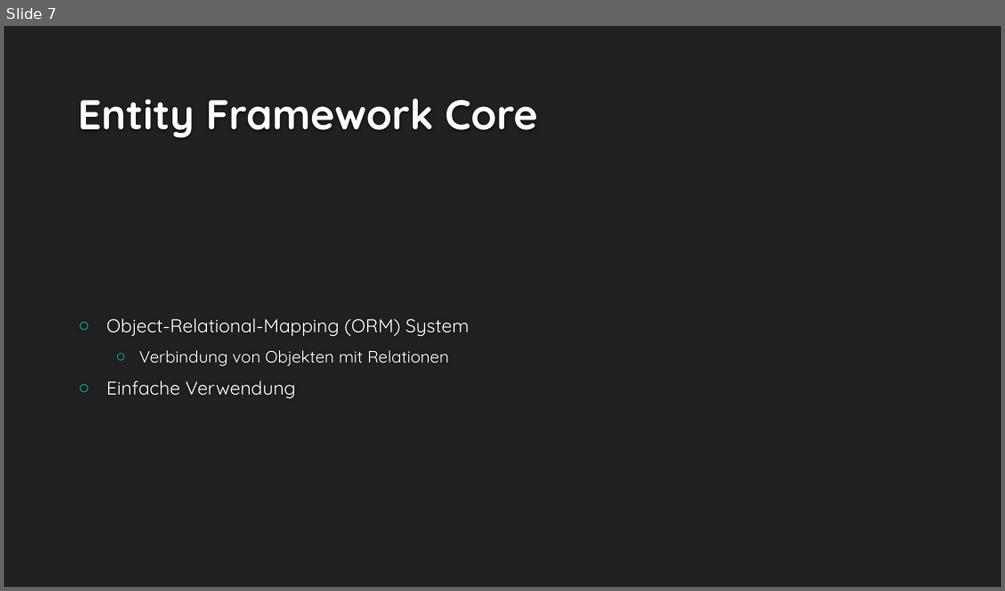
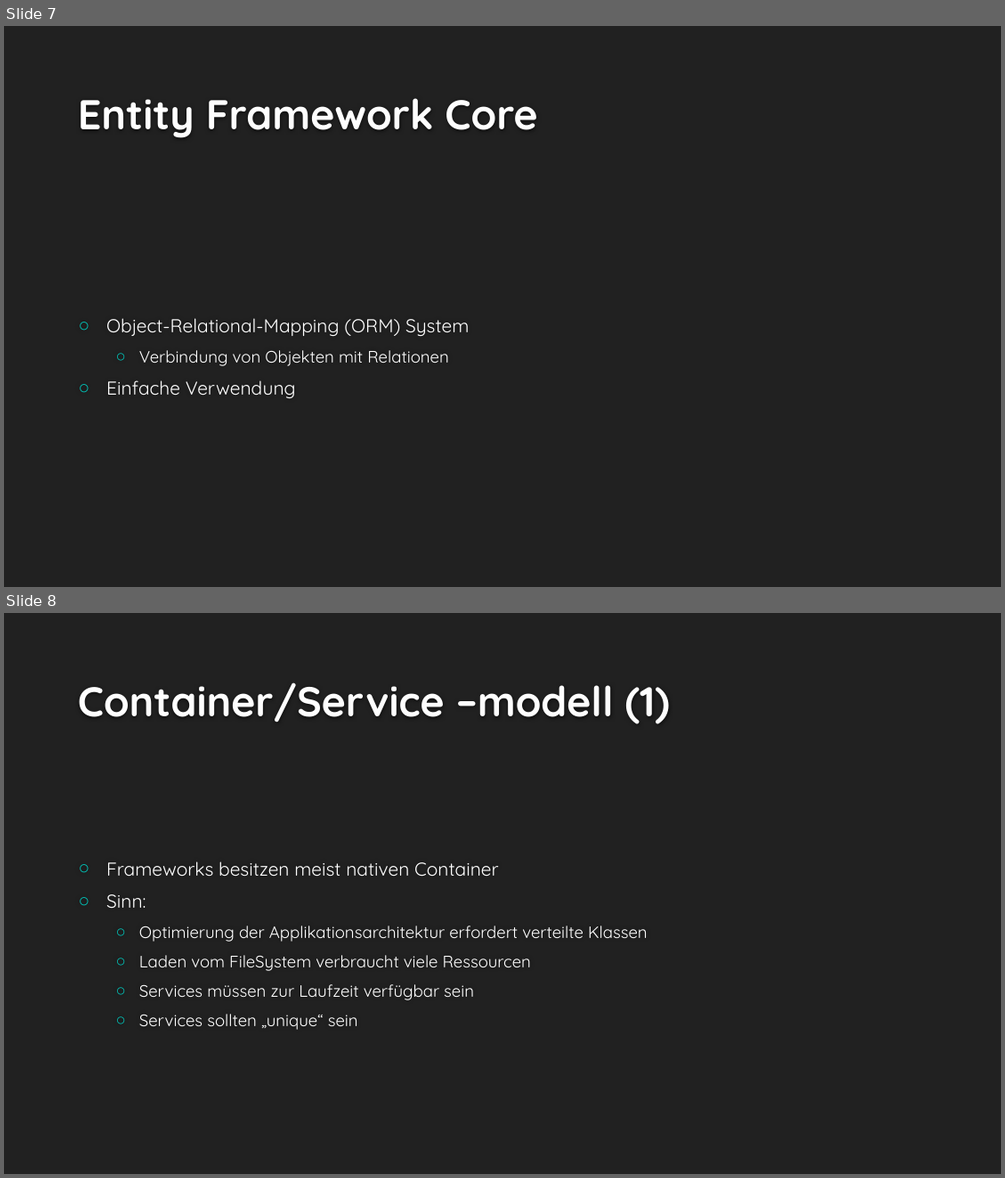
Before and after one commit to MarioCake/AS_Abgaben, a slide deck: Projekt/Präsentation/Cookie Clicker.pptx. Shown one above the other, each under a label of ours: slide 7 before the commit, slides 7 and 8 after it. The pictures are 1005x591 and 1005x1178 pixels, drawn with LibreOffice and Linux fonts; fonts in the diff are those of the drawing; background and template pictures are left out. Boxes give left, top, right and bottom in pixels: in the first picture for what was removed or moved away, otherwise in the second. Text is boxed around its words. In the diff, an @@ line names an element or a change of style, - is before the commit and + after.

Commit message:
Presentation
added container slides

```diff
--- a/Projekt/Präsentation/Cookie Clicker.pptx
+++ b/Projekt/Präsentation/Cookie Clicker.pptx
@@ slide 8 added at box(4, 613, 1001, 1174), background #212121 @@
@@ title added at box(78, 682, 670, 724), 40 pt, text #FEFEFE, bold @@
+Container/Service –modell (1)
@@ text added at box(106, 861, 647, 1030), 16 pt, text #FFFFFF @@
+○ Frameworks besitzen meist nativen Container
+○ Sinn:
+  ○ Optimierung der Applikationsarchitektur erfordert verteilte Klassen
+  ○ Laden vom FileSystem verbraucht viele Ressourcen
+  ○ Services müssen zur Laufzeit verfügbar sein
+  ○ Services sollten „unique“ sein
```
Also in this commit, not shown: 1 other slide added.
